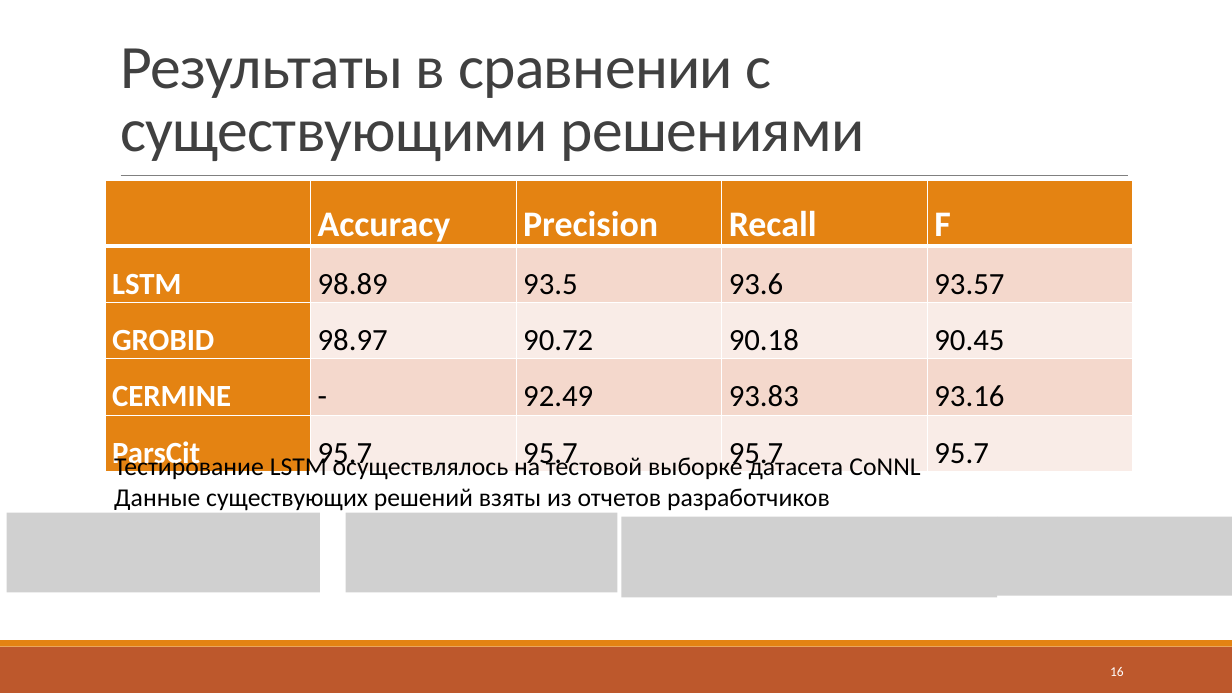
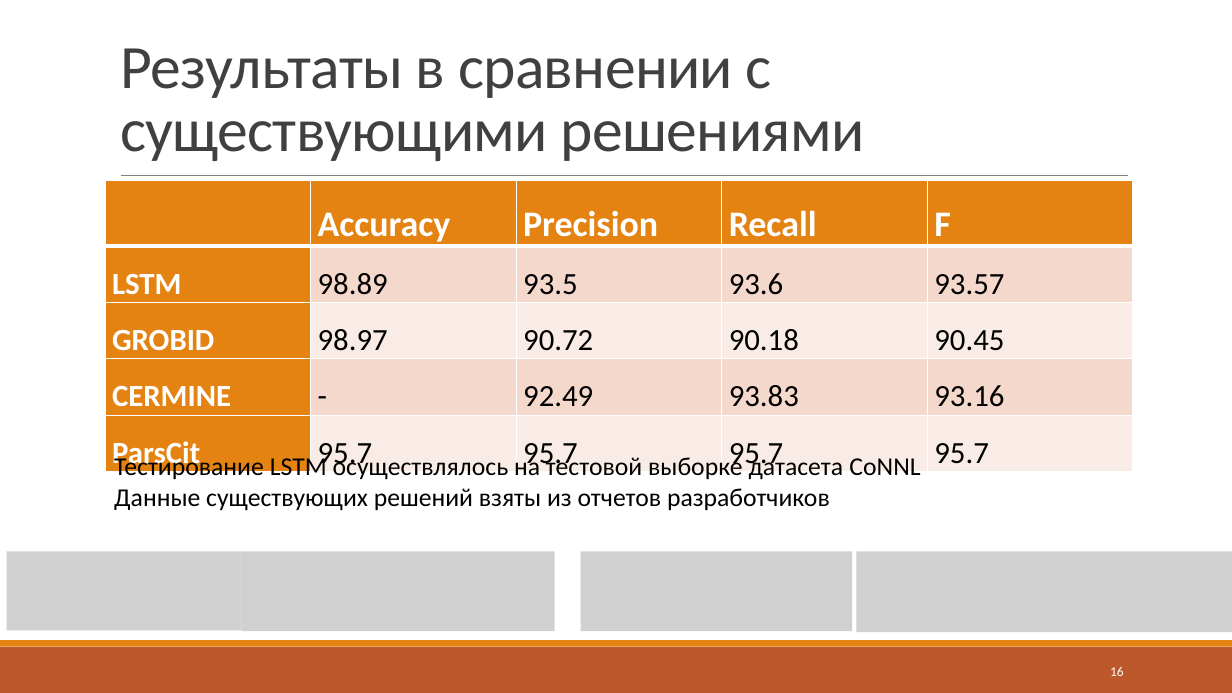
Before and after one commit to J-CITY/METADATA-EXTRACTOR, a slide deck: slide 16 of report.pptx. Drawn at 1232x693 pixels with LibreOffice and Linux fonts; fonts in the diff are those of the drawing; grey boxes stand for pictures. Boxes give left, top, right and bottom in pixels: in the first picture for what was removed or moved away, otherwise in the second. Text is boxed around its words. In the diff, an @@ line names an element or a change of style, - is before the commit and + after.

```diff
--- a/report.pptx
+++ b/report.pptx
@@ picture removed at (6,513,320,592) @@
@@ picture removed at (346,513,617,592) @@
@@ picture removed at (622,517,998,597) @@
@@ picture removed at (997,517,1232,595) @@
@@ picture added at (6,552,241,630) @@
@@ picture added at (241,552,555,631) @@
@@ picture added at (580,552,852,631) @@
@@ picture added at (857,552,1232,632) @@
```
Also in this commit, not shown: 3 other slides changed, 1 slide added, 32 other files.
